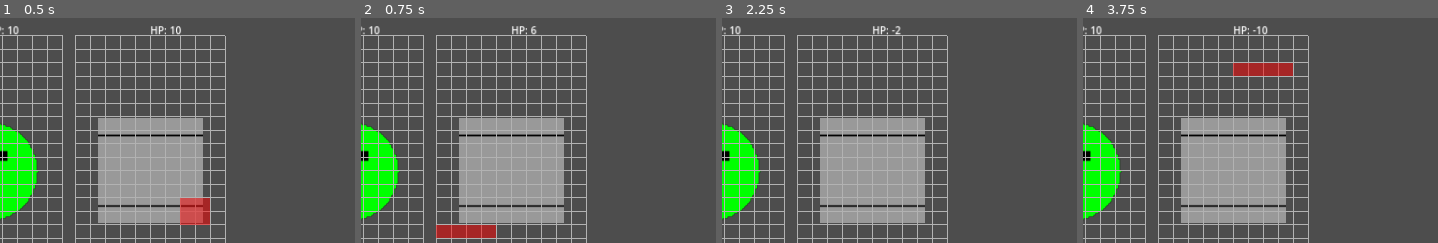
Above: before the commit, frames 1-4 (left to right).
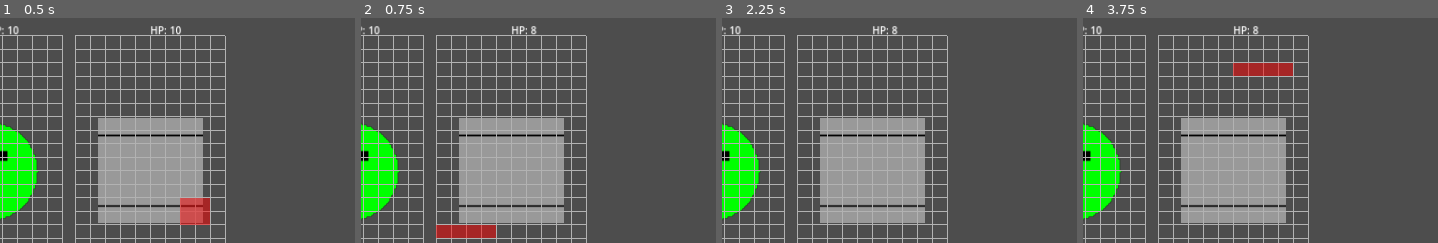
Above: after the commit, the same moments.

Repository: dBinet/SquirrelAttack
Game: Godot game, scene res://scenes/Main.tscn
The game is run twice, just before and just after one commit, with the same random seed, the same clock (stepped at 60 frames per second) and the same inputs.
Inputs (mouse positions are % of the whole screen's width and height, from its top left):
- Up to frame 1 (0.5 s): no input
- Up to frame 2 (0.75 s): click "End Turn" at 0.5 s
- Up to frame 3 (2.25 s): click "End Turn" at 1.25 s; click "End Turn" at 2 s
- Up to frame 4 (3.75 s): tap Enter at 2.75 s; move the mouse to (81, 45) at 2.77 s; click (81, 45) at 2.92 s; tap Space at 3.5 s; drag from (34, 55) to (51, 70) at 3.52 s
The pictures show only the part of the screen within x 47-97%, y 9-59%; the shares and areas given below are measured in that part.

Frame 1 is identical in both runs. In frame 2, less than 0.1% of the frame differs, in the area x 47-50%, y 3-8%; in frame 3, less than 0.1%; in frame 4, 0.1%, in the area x 47-53%, y 3-8%.

Commit message:
Damage only when hazard overlaps mech

Diff:
--- a/scripts/Grid.gd
+++ b/scripts/Grid.gd
@@ -150,3 +150,12 @@
         if not cells[c.x][c.y]:
             count += 1
     return count
+
+func count_uncovered_highlights_in_rect(area: Rect2) -> int:
+    var count := 0
+    for c in danger_cells:
+        if not cells[c.x][c.y]:
+            var center := to_global(Vector2((c.x + 0.5) * CELL_SIZE, (c.y + 0.5) * CELL_SIZE))
+            if area.has_point(center):
+                count += 1
+    return count
--- a/scripts/Main.gd
+++ b/scripts/Main.gd
@@ -155,7 +155,11 @@
 func _apply_danger_damage() -> void:
     if _grids.size() < 2:
         return
-    var dmg := _grids[1].count_uncovered_highlights()
+    var rect := Rect2()
+    if _mech_sprite and _mech_sprite.texture:
+        var tex_size := _mech_sprite.texture.get_size() * _mech_sprite.scale
+        rect = Rect2(_mech_sprite.global_position - tex_size / 2.0, tex_size)
+    var dmg := _grids[1].count_uncovered_highlights_in_rect(rect)
     _player_health -= dmg
     _update_health_labels()
     _grids[1].clear_highlights()
Not shown, changed: README.md
